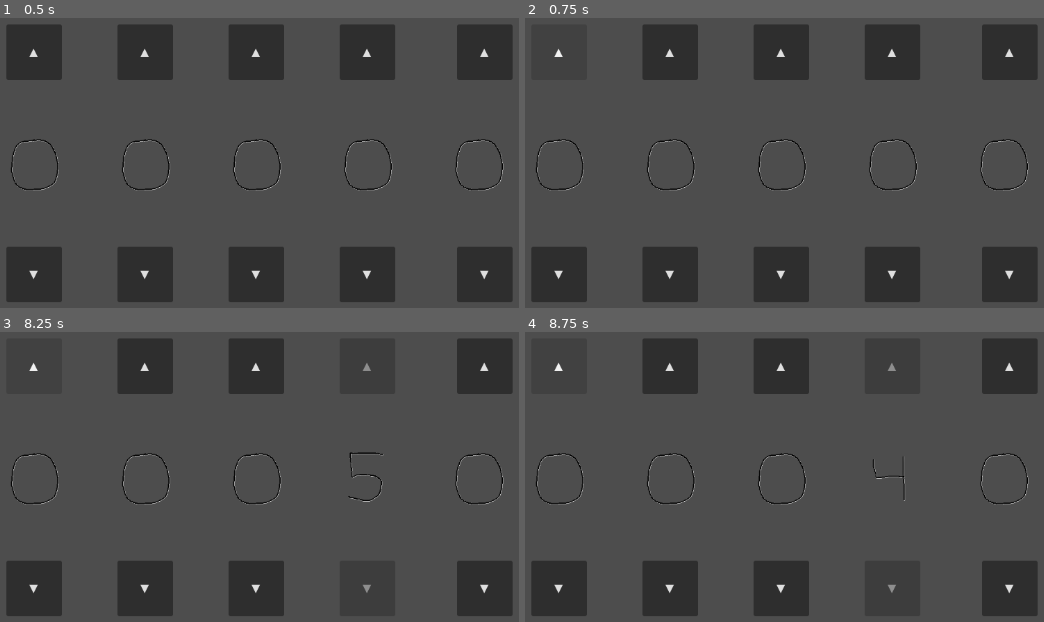
Above: before the commit, frames 1-4 (two rows, left to right).
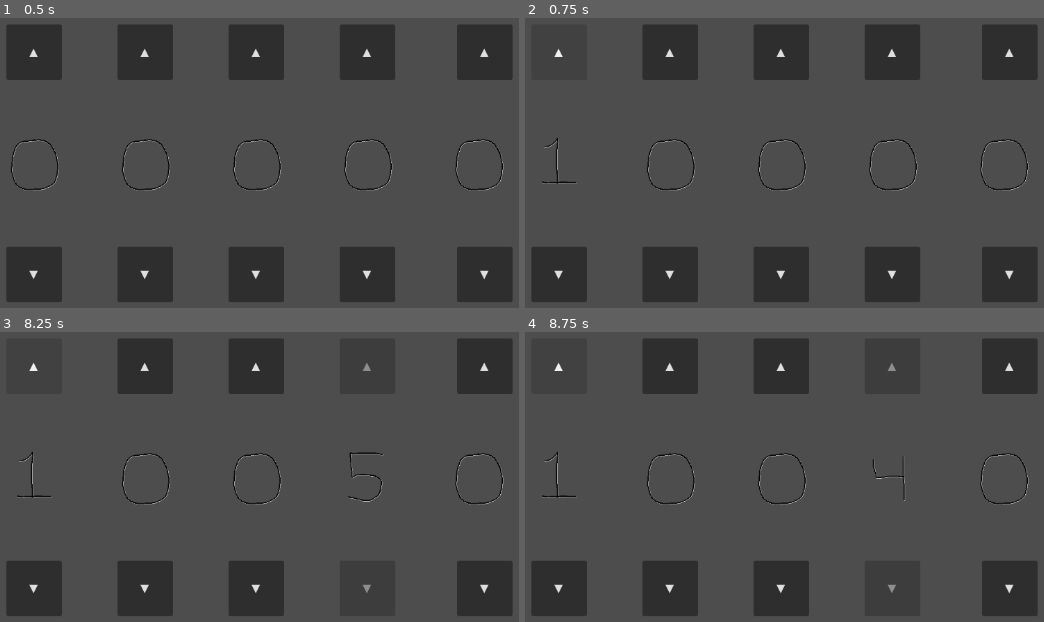
Above: after the commit, the same moments.

Repository: DepressoExpressoBoi/Godot-Wild-Jam-Signal
Game: Godot game, scene res://scenes/puzzle_scenes/puzzle_number_game.tscn
Two runs of this game, one before a commit and one after it. Both use one fixed random seed, a clock stepped at 60 frames per second and the inputs below. This scene is started directly instead of the project's main scene.
Inputs:
- Up to frame 1 (0.5 s): no input
- Up to frame 2 (0.75 s): click "▲" at 0.5 s
- Up to frame 3 (8.25 s): click "▼" at 1.25 s; click "▲" at 2 s; click "▼" at 2.75 s; click "▲" at 3.5 s; click "▼" at 4.25 s; click "▲" at 5 s; click "▼" at 5.75 s; click "▲" at 6.5 s; click "▼" at 7.25 s; click "▲" at 8 s
- Up to frame 4 (8.75 s): no input

Frame 1 is identical in both runs. In frame 2, 0.3% of the frame differs, in the area x 2-12%, y 41-60%; in frame 3, 0.3%; in frame 4, 0.3%.
Error before the commit: Invalid call to function 'is_playing' in base 'AnimatedSprite2D'. Expected 0 argument(s). (res://scripts/puzzle_scripts/puzzle_number_game.gd:160)
Error after the commit: Invalid call to function 'is_playing' in base 'AnimatedSprite2D'. Expected 0 argument(s). (res://scripts/puzzle_scripts/puzzle_number_game.gd:171)

Commit message:
working iterating frames for slot 1

Diff:
--- a/scenes/puzzle_scenes/puzzle_number_game.tscn
+++ b/scenes/puzzle_scenes/puzzle_number_game.tscn
@@ -168,9 +168,11 @@
 
 [connection signal="button_down" from="buttonUp1" to="." method="_on_button_up_1_button_down"]
 [connection signal="button_up" from="buttonUp1" to="." method="_on_button_up_1_button_up"]
+[connection signal="pressed" from="buttonUp1" to="." method="_on_button_up_1_pressed"]
 [connection signal="frame_changed" from="AnimatedSprite2D" to="." method="_on_animated_sprite_2d_frame_changed"]
 [connection signal="button_down" from="buttonDown1" to="." method="_on_button_down_1_button_down"]
 [connection signal="button_up" from="buttonDown1" to="." method="_on_button_down_1_button_up"]
+[connection signal="pressed" from="buttonDown1" to="." method="_on_button_down_1_pressed"]
 [connection signal="button_down" from="buttonUp2" to="." method="_on_button_up_2_button_down"]
 [connection signal="button_up" from="buttonUp2" to="." method="_on_button_up_2_button_up"]
 [connection signal="frame_changed" from="AnimatedSprite2D2" to="." method="_on_animated_sprite_2d_2_frame_changed"]
--- a/scripts/puzzle_scripts/puzzle_number_game.gd
+++ b/scripts/puzzle_scripts/puzzle_number_game.gd
@@ -1,14 +1,25 @@
 extends Control
 
+var numbers = []
+
 # for manually changing the puzzle answers
-@onready var slot_1_answer: int = $AnimatedSprite2D.frame
+var slot_1_answer = 5
 var slot_2_answer = 4
 var slot_3_answer = 2
 var slot_4_answer = 9
 var slot_5_answer = 6
 
 func _ready():
-
+	numbers.append("res://assets/number0.png")
+	numbers.append("res://assets/number1.png")
+	numbers.append("res://assets/number2.png")
+	numbers.append("res://assets/number3.png")
+	numbers.append("res://assets/number4.png")
+	numbers.append("res://assets/number5.png")
+	numbers.append("res://assets/number6.png")
+	numbers.append("res://assets/number7.png")
+	numbers.append("res://assets/number8.png")
+	numbers.append("res://assets/number9.png")
 	#--------------------------[button 1 slot 1]---------------------------------------
 
 	# making button 1 up, t.c.
@@ -258,3 +269,21 @@
 			$buttonUp5.disabled = true
 			$buttonDown5.disabled = true
 	print("slot 5 on frame ", $AnimatedSprite2D5.frame)
+
+var changeNumber = 0
+var currentNumber
+
+func _on_button_up_1_pressed() -> void:
+	if changeNumber <= 9:
+		changeNumber += 1
+	else:
+		changeNumber = 0
+	$AnimatedSprite2D.frame = changeNumber
+
+
+func _on_button_down_1_pressed() -> void:
+	if changeNumber >= 0:
+		changeNumber -= 1
+	else:
+		changeNumber = 9
+	$AnimatedSprite2D.frame = changeNumber
Not shown: 1 places in scenes/puzzle_scenes/puzzle_number_game.tscn that only renumber resources
